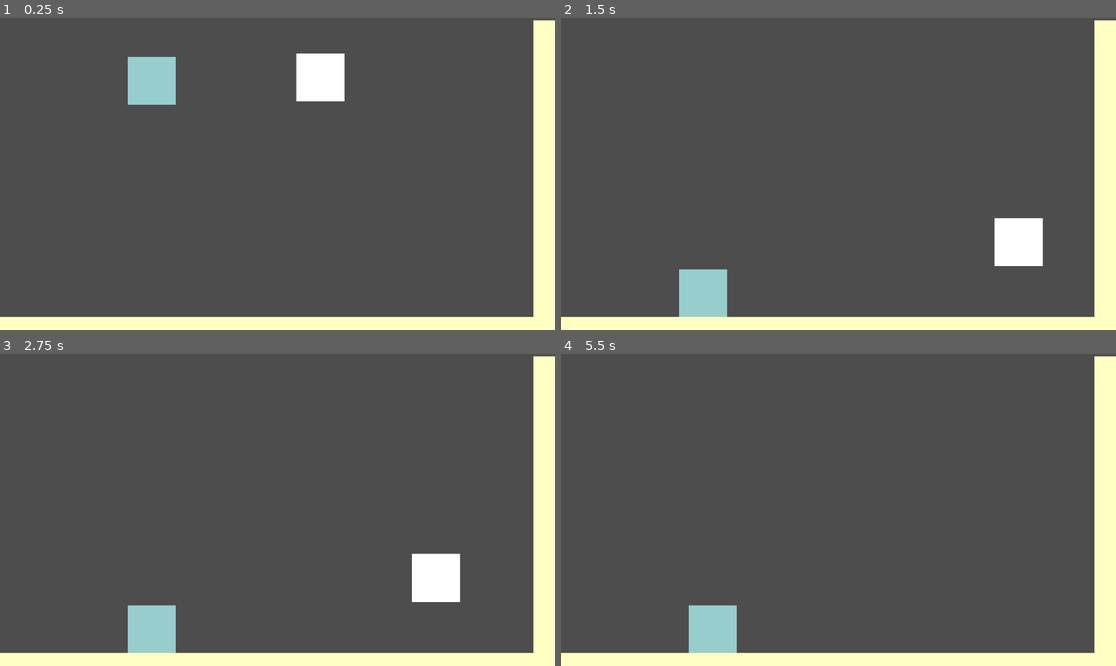
Above: before the commit, frames 1-4 (two rows, left to right).
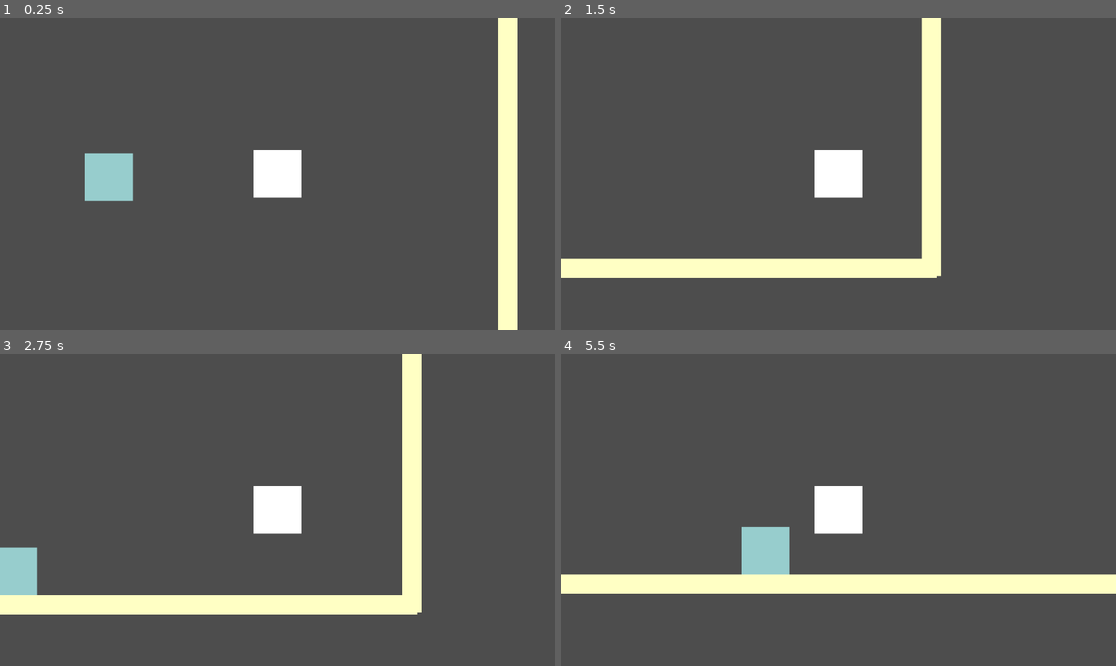
Above: after the commit, the same moments.

Repository: Zandra7/Underchurch
Game: Godot game, scene res://main.tscn
Same seed, same stepped clock (60 frames per second), same inputs: the game is played once before the commit and once after it.
Inputs:
- Up to frame 1 (0.25 s): no input
- Up to frame 2 (1.5 s): hold D (p1right) from 0.53 s (still down); tap W (p1jump) at 0.6, 0.77, 1.07 s; tap Left (p2left) at 1.35 s
- Up to frame 3 (2.75 s): tap W (p1jump) at 1.52, 1.55, 1.82, 2.3 s; release D (p1right) at 2.03 s; hold A (p1left) from 2.03 s (still down); tap Right (p2right) at 2.1 s
- Up to frame 4 (5.5 s): release A (p1left) at 2.78 s; hold D (p1right) 2.78-4.28 s; tap W (p1jump) at 2.85, 3.02, 3.32, 3.77, 3.8, 4.07, 4.52, 4.55, 4.82, 5.1 s; tap Left (p2left) at 3.6 s; hold A (p1left) 4.28-5.03 s; tap Right (p2right) at 4.35 s; hold D (p1right) from 5.03 s (still down)

The runs differ from the first frame. In frame 1, 17% of the frame differs, in the area x 0-100%, y 0-100%; in frame 2, 19%; in frame 3, 20%; in frame 4, 18%.

Commit message:
Wall-jump på høyre vegg
Lagt til timer som stopper deg ifra å spamme for å hoppe oppover samme vegg. Har også lagt til en boolean som sier om du er i et hopp eller ikke.

Diff:
--- a/Player1.gd
+++ b/Player1.gd
@@ -1,28 +1,41 @@
 extends CharacterBody2D
 
 
+
 const SPEED = 300.0
-const JUMP_VELOCITY = -450.0
-
-# Get the gravity from the project settings to be synced with RigidBody nodes.
+const JUMP_VELOCITY = -500.0
 var gravity = ProjectSettings.get_setting("physics/2d/default_gravity")
+var Direction = "Right"
+var jumpDelay = false
 
 
 func _physics_process(delta):
-	# Add the gravity.
 	if not is_on_floor():
 		velocity.y += gravity * delta
 
-	# Handle Jump.
-	if Input.is_action_just_pressed("p1jump") and is_on_floor():
-		velocity.y = JUMP_VELOCITY
 
-	# Get the input direction and handle the movement/deceleration.
-	# As good practice, you should replace UI actions with custom gameplay actions.
+	if Input.is_action_just_pressed("p1jump"):
+		if is_on_floor():
+			velocity.y = JUMP_VELOCITY
+		elif is_on_wall():
+			velocity.y = JUMP_VELOCITY - 100
+			velocity.x = JUMP_VELOCITY - 250
+			$Timer.start()
+			jumpDelay = true
+			await $Timer.timeout
+			print("es")
+			jumpDelay = false
+
+
 	var direction = Input.get_axis("p1left", "p1right")
-	if direction:
-		velocity.x = direction * SPEED
-	else:
-		velocity.x = move_toward(velocity.x, 0, SPEED)
+	if	jumpDelay == false:
+		if direction:
+			velocity.x = direction * SPEED
+		elif is_on_floor():
+			velocity.x = move_toward(velocity.x, 0, SPEED)
+		else:
+			velocity.x = move_toward(velocity.x, 0, 50)
+
+
 
 	move_and_slide()
--- a/main.tscn
+++ b/main.tscn
@@ -6,7 +6,7 @@
 [sub_resource type="RectangleShape2D" id="RectangleShape2D_xa5ok"]
 
 [sub_resource type="RectangleShape2D" id="RectangleShape2D_nf7rb"]
-size = Vector2(120.519, 20)
+size = Vector2(305.082, 20)
 
 [node name="Node2D" type="Node2D"]
 
@@ -24,6 +24,10 @@
 offset_right = 30.0
 offset_bottom = 30.0
 scale = Vector2(0.498125, 0.497414)
+
+[node name="Camera2D" type="Camera2D" parent="Player1"]
+
+[node name="Timer" type="Timer" parent="Player1"]
 
 [node name="Player2" type="CharacterBody2D" parent="."]
 position = Vector2(315, 98)
@@ -44,11 +48,28 @@
 [node name="StaticBody2D" type="StaticBody2D" parent="."]
 
 [node name="CollisionShape2D" type="CollisionShape2D" parent="StaticBody2D"]
+position = Vector2(-324.501, 641)
+scale = Vector2(9.74492, 1.91556)
+shape = SubResource("RectangleShape2D_nf7rb")
+
+[node name="ColorRect" type="ColorRect" parent="StaticBody2D"]
+offset_left = -1788.0
+offset_top = 621.0
+offset_right = -1688.0
+offset_bottom = 661.0
+scale = Vector2(29.4213, 1)
+color = Color(1, 1, 0.768627, 1)
+
+[node name="StaticBody2D2" type="StaticBody2D" parent="."]
+position = Vector2(1784, -506)
+rotation = 1.5708
+
+[node name="CollisionShape2D" type="CollisionShape2D" parent="StaticBody2D2"]
 position = Vector2(574.775, 641)
 scale = Vector2(9.74492, 1.91556)
 shape = SubResource("RectangleShape2D_nf7rb")
 
-[node name="ColorRect" type="ColorRect" parent="StaticBody2D"]
+[node name="ColorRect" type="ColorRect" parent="StaticBody2D2"]
 offset_left = -14.0
 offset_top = 621.0
 offset_right = 26.0
@@ -56,10 +77,19 @@
 scale = Vector2(29.4213, 1)
 color = Color(1, 1, 0.768627, 1)
 
-[node name="ColorRect2" type="ColorRect" parent="StaticBody2D"]
-offset_left = 1107.0
-offset_top = 5.0
-offset_right = 1109.0
+[node name="StaticBody2D3" type="StaticBody2D" parent="."]
+position = Vector2(-141, -502)
+rotation = 1.5708
+
+[node name="CollisionShape2D" type="CollisionShape2D" parent="StaticBody2D3"]
+position = Vector2(574.775, 641)
+scale = Vector2(9.74492, 1.91556)
+shape = SubResource("RectangleShape2D_nf7rb")
+
+[node name="ColorRect" type="ColorRect" parent="StaticBody2D3"]
+offset_left = -14.0
+offset_top = 621.0
+offset_right = 26.0
 offset_bottom = 661.0
 scale = Vector2(29.4213, 1)
 color = Color(1, 1, 0.768627, 1)
